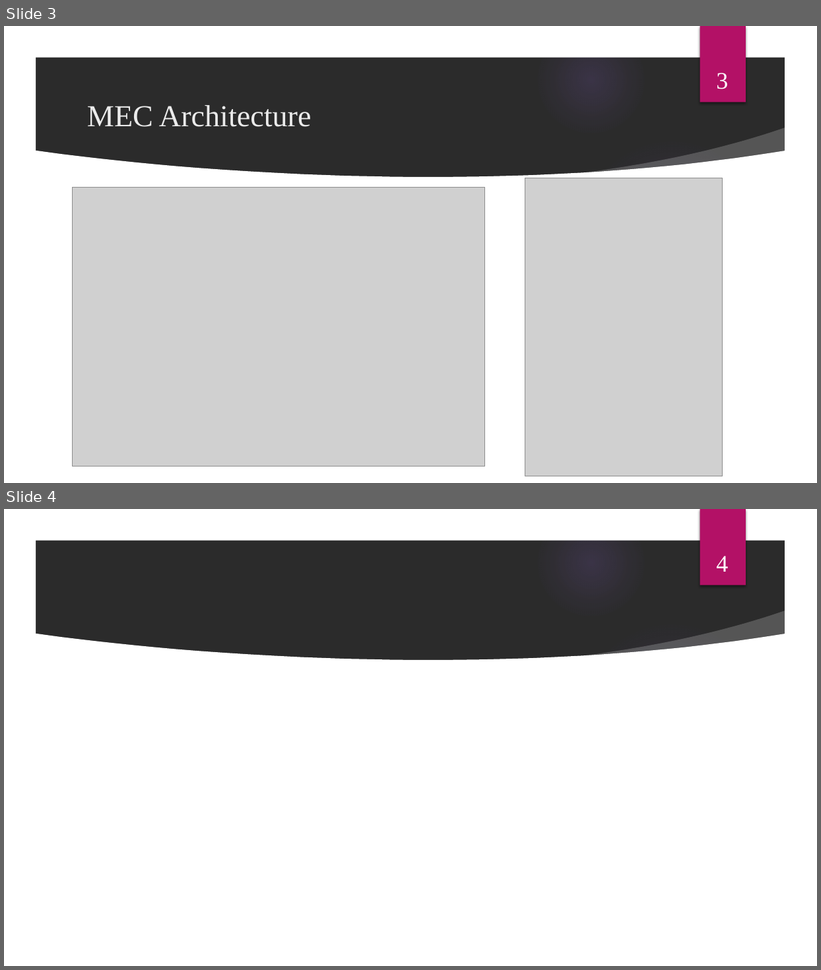
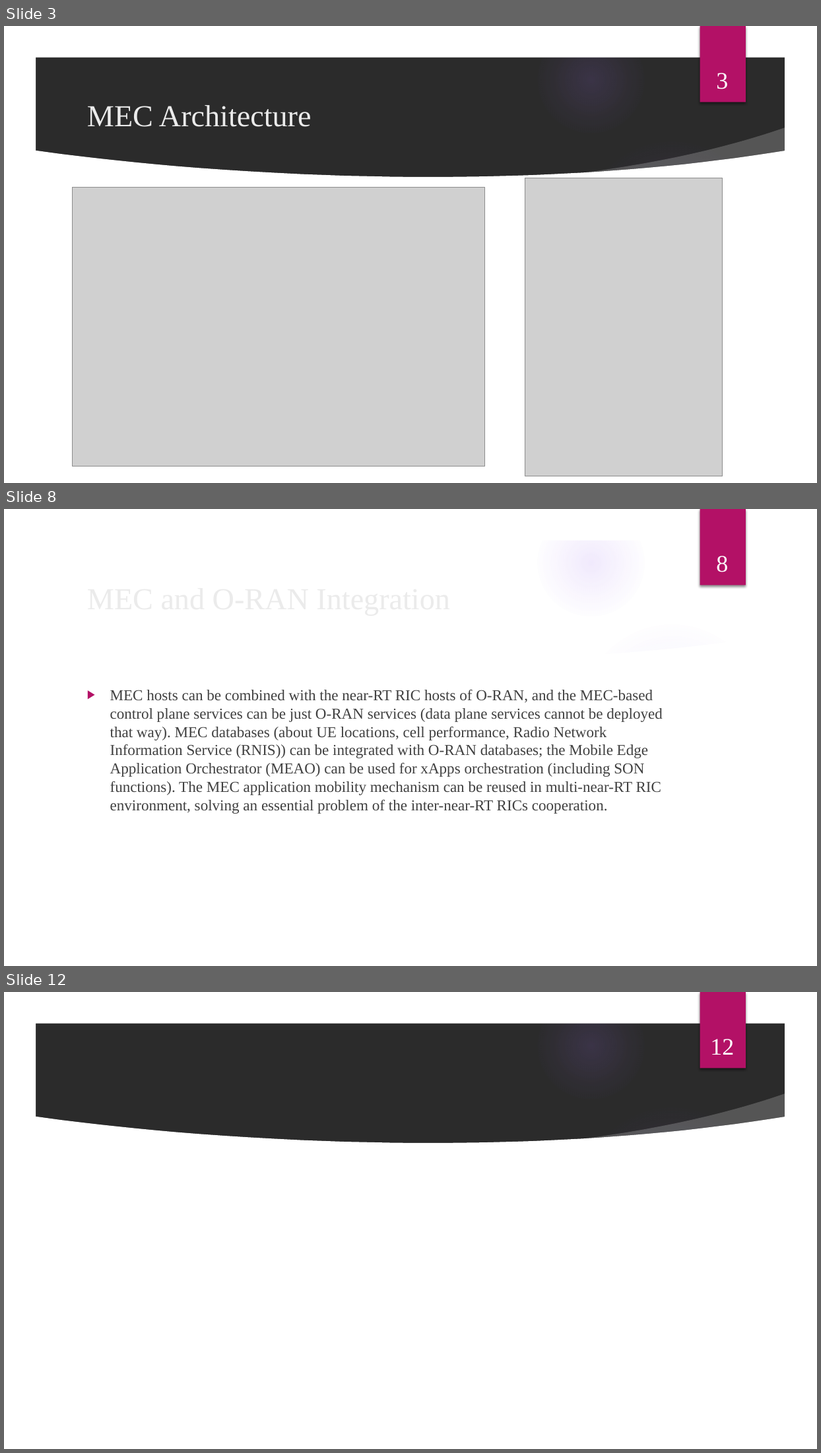
Before and after one commit to mkm1992/phd-project, a slide deck: MEC.pptx. Shown one above the other, each under a label of ours: slides 3 and 4 before the commit, slides 3, 8 and 12 after it; the slides between them are not shown. The pictures are 821x970 and 821x1453 pixels, drawn with LibreOffice and Linux fonts; fonts in the diff are those of the drawing; grey boxes stand for pictures; background and template pictures are left out; a plain dark background stands for a picture behind light text. Boxes give left, top, right and bottom in pixels: in the first picture for what was removed or moved away, otherwise in the second. Text is boxed around its words. In the diff, an @@ line names an element or a change of style, - is before the commit and + after.

```diff
--- a/MEC.pptx
+++ b/MEC.pptx
@@ slide 8 added at bbox=[4, 509, 817, 966], background picture (left out); not listed: 9 template elements that a slide beside it also shows @@
@@ page number added at bbox=[716, 556, 728, 572], 28 pt, text #FFFFFF @@
+8
@@ title added at bbox=[110, 690, 528, 703], 36 pt, text #EBEBEB @@
+MEC and O-RAN Integration
@@ text added at bbox=[110, 689, 663, 814], 18 pt, text #404040 @@
+▶ MEC hosts can be combined with the near-RT RIC hosts of O-RAN, and the MEC-based control plane services can be just O-RAN services (data plane services cannot be deployed that way). MEC databases (about UE locations, cell performance, Radio Network Information Service (RNIS)) can be integrated with O-RAN databases; the Mobile Edge Application Orchestrator (MEAO) can be used for xApps orchestration (including SON functions). The MEC application mobility mechanism can be reused in multi-near-RT RIC environment, solving an essential problem of the inter-near-RT RICs cooperation.
@@ what was slide 4 is now slide 12 @@
@@ page number at bbox=[710, 1039, 734, 1055]: text changed @@
-4
+12
```
Also in this commit, not shown: 7 other slides added.
